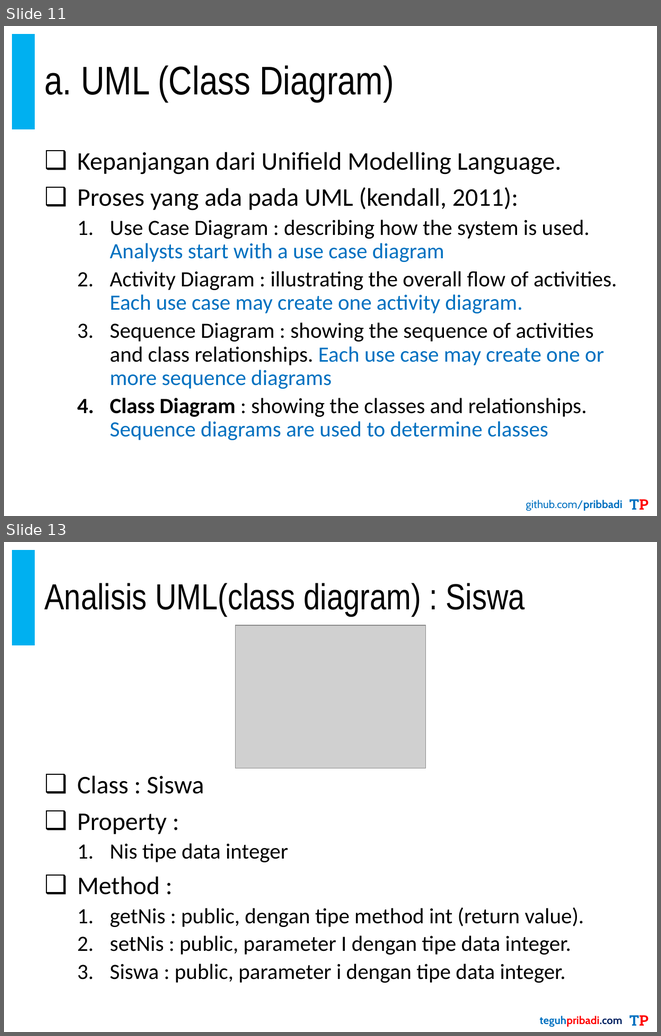
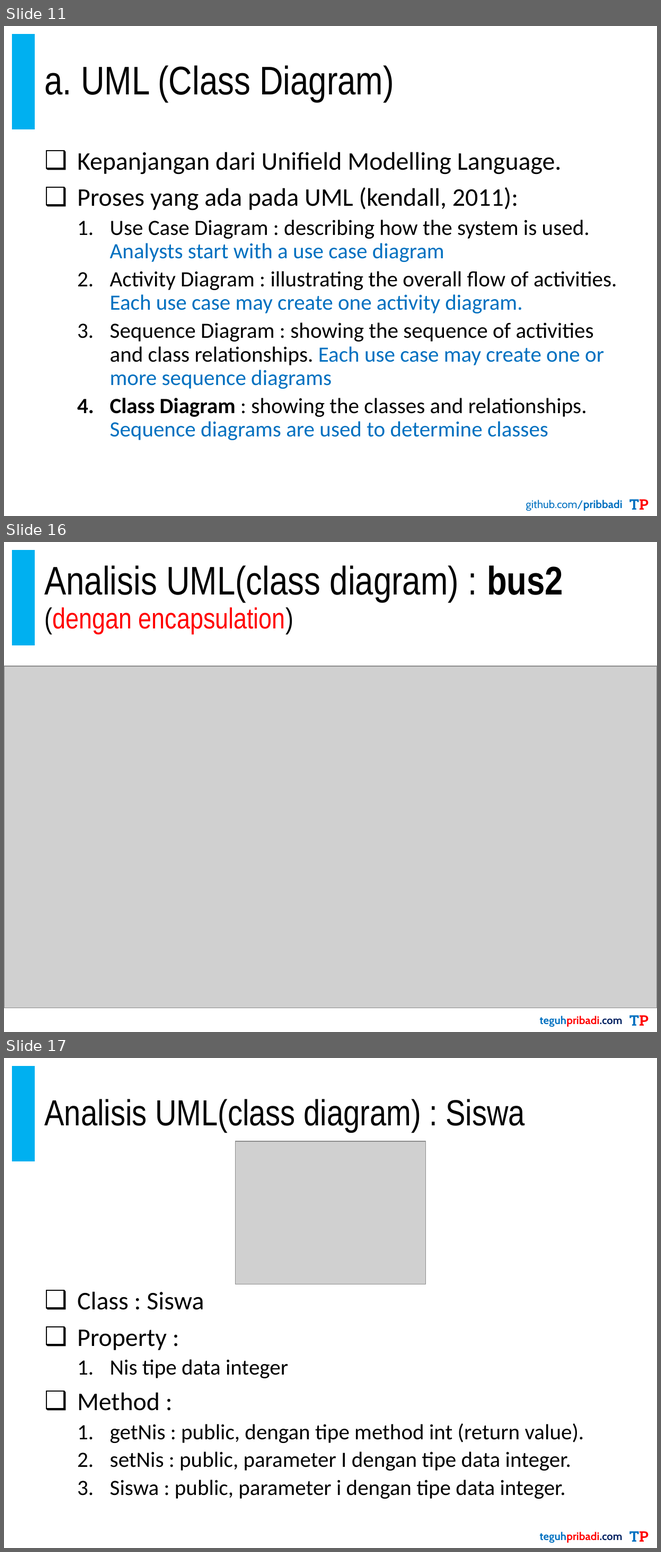
Before and after one commit to pribbadi/PBO-TI20192020-3-4, a slide deck: 1. Bahan Ajar/PribadiTeguh-PBO-TI20192020-3-4-04.Encapsulation.pptx. Shown one above the other, each under a label of ours: slides 11 and 13 before the commit, slides 11, 16 and 17 after it; the slides between them are not shown. The pictures are 661x1036 and 661x1552 pixels, drawn with LibreOffice and Linux fonts; fonts in the diff are those of the drawing; grey boxes stand for pictures. Boxes give left, top, right and bottom in pixels: in the first picture for what was removed or moved away, otherwise in the second. Text is boxed around its words. In the diff, an @@ line names an element or a change of style, - is before the commit and + after.

```diff
--- a/1. Bahan Ajar/PribadiTeguh-PBO-TI20192020-3-4-04.Encapsulation.pptx
+++ b/1. Bahan Ajar/PribadiTeguh-PBO-TI20192020-3-4-04.Encapsulation.pptx
@@ slide 16 added at box(4, 542, 657, 1032), background #FFFFFF; not listed: 1 template element that a slide beside it also shows @@
@@ title added at box(44, 565, 563, 634), 44 pt, text #000000 @@
+Analisis UML(class diagram) : bus2
+(dengan encapsulation)
@@ picture added at box(4, 666, 657, 1007) @@
@@ rectangle added at box(533, 1009, 629, 1031), fill #FFFFFF, 12 pt, text #FF0000, bold @@
+teguhpribadi.com
@@ rectangle added at box(623, 1007, 657, 1032), fill #FFFFFF, 16 pt, text #0070C0, bold @@
+TP
@@ what was slide 13 is now slide 17 @@
```
Also in this commit, not shown: 1 slide changed, 3 other slides added, 30 other files.
